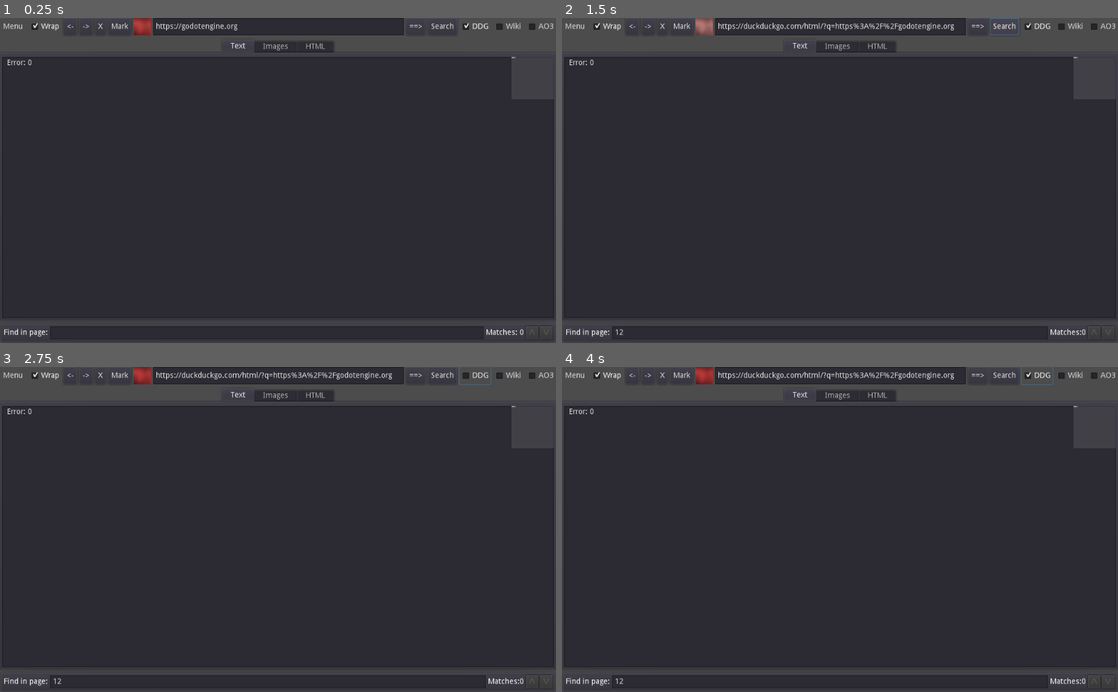
Above: before the commit, frames 1-4 (two rows, left to right).
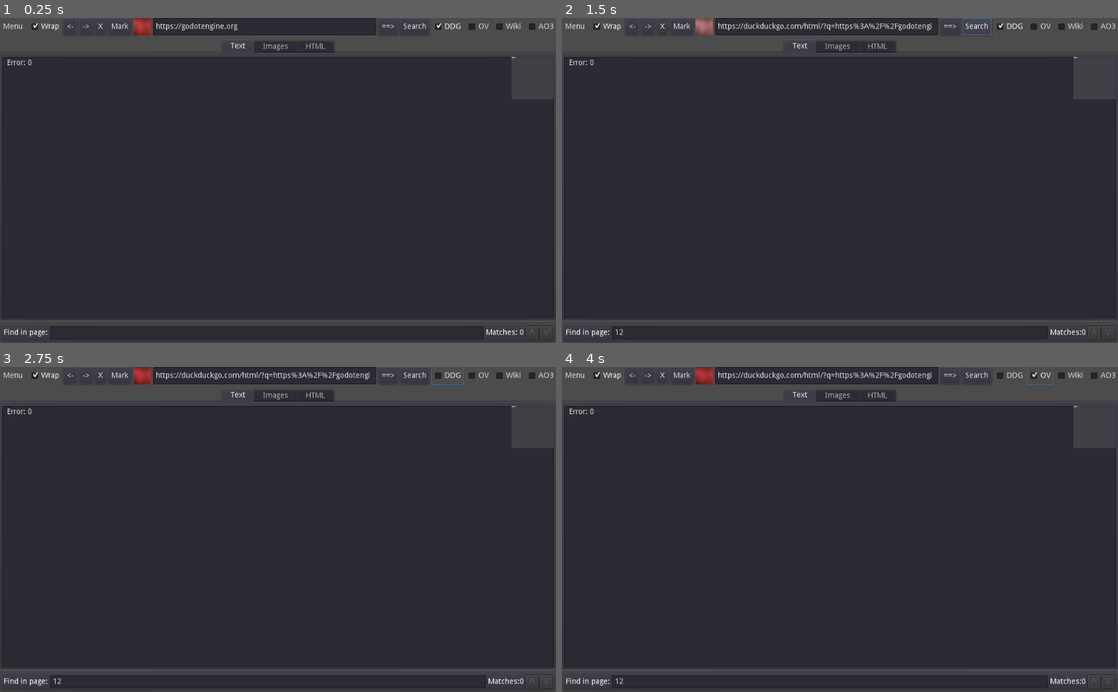
Above: after the commit, the same moments.

Repository: KaizNike/Lite-Web-Browser
Game: Godot game, scene res://src/App.tscn
The game is run twice, just before and just after one commit, with the same random seed, the same clock (stepped at 60 frames per second) and the same inputs. The engine's default icon, where the game draws it, is replaced by a stand-in: a white triangle on a blue panel in a dark square.
Inputs (mouse positions are in pixels of both pictures, inside the frame that each line leads up to):
- Up to frame 1 (0.25 s): no input
- Up to frame 2 (1.5 s): click (828, 333) at 0.52 s; type "12" at 0.6 s; click "Search" at 1.25 s
- Up to frame 3 (2.75 s): click "DDG" at 2 s
- Up to frame 4 (4 s): click "Wiki" at 2.75 s; click (1040, 376) at 3.5 s, where only the run after the commit has a clickable "OV"

The runs differ from the first frame. In frame 1, 0.2% of the frame differs, in the area x 67-88%, y 0-6%; in frame 2, 0.4%, in the area x 66-88%, y 0-6%; in frame 3, 0.3%; in frame 4, 0.3%.

Commit message:
Images Loading

Diff:
--- a/KN Lite Web Browser/BingHelp.gd
+++ b/KN Lite Web Browser/BingHelp.gd
@@ -1,9 +1,12 @@
 extends Node
+
+var site = ""
 
 func _ready():
 	var html = "<p>Welcome!</br>Hope you enjoy your stay!</p>\n<p>This is a <a href='https://www.example.com'>link</a> to an example website.</p>"
 	var result = extract_text_and_links(html)
 	print(result)
+	pass
 
 func extract_text_and_links(html: String) -> Dictionary:
 	var result = {
@@ -63,6 +66,9 @@
 						var end_quote_index = tag.find(quote_char, src_index + 1)
 						if end_quote_index != -1:
 							var text = tag.substr(src_index + 1, end_quote_index - src_index - 1)
+							var look = text.find("/")
+							if look == 0:
+								text = site + text
 							result["images"].append(text)
 					pass
 				start_index = close_tag_index + 1
--- a/KN Lite Web Browser/src/App.gd
+++ b/KN Lite Web Browser/src/App.gd
@@ -1,9 +1,11 @@
 extends Node
 
 var paths = []
+var images = []
 var pathIndex = 0
 var currentSearch = "DDG"
 var currentMatch = 0
+var imgIndex = 0
 var currentSite = ""
 var matches = []
 var Match = {}
@@ -21,6 +23,8 @@
 
 onready var text_page = $UI/VSplitContainer/TabContainer/Text
 onready var html = $UI/VSplitContainer/TabContainer/HTML
+onready var img_vflow = $UI/VSplitContainer/TabContainer/Images/VFlowContainer
+onready var http_img = $ImageHTTPRequest
 
 export (PackedScene) var new_bookmark
 
@@ -55,9 +59,22 @@
 	else:
 		var Html = body.get_string_from_utf8()
 		html.text = Html
+		var check = currentSite.find("//")
+		var check2 = currentSite.find("/", check + 2)
+		if check2 != -1:
+			$BingHelp.site = currentSite.substr(0,currentSite.length() - check2)
+		else:
+			$BingHelp.site = currentSite
 		var search = $BingHelp.extract_text_and_links(Html)
+		images = search["images"]
+		imgIndex = 0
+
+		for chile in img_vflow.get_children():
+			img_vflow.remove_child(chile)
 		text_page.text = str(search).percent_decode()
 		#NEW
+		if images.size() > 0:
+			fetch_next_image(imgIndex, images)
 		print("Loaded")
 		$UI/VSplitContainer/HBoxContainer/ProgressText/ProgressAnim.play("loaded")
 		pathIndex += 1
@@ -110,6 +127,9 @@
 	elif currentSearch == "AO3":
 		print("Reading about it on A03")
 		search_term = "https://archiveofourown.org/works/search?work_search%5Bquery%5D=" + query
+	elif currentSearch == "OV":
+		print("Looking up images on OpenVerse.")
+		search_term = "https://openverse.org/search/?q=" + query
 	else:
 		text_page.text = "No search selected."
 		html.text = "No html from search not selected."
@@ -145,6 +165,7 @@
 	if button_pressed:
 		$UI/VSplitContainer/HBoxContainer/CheckBox2.pressed = false
 		$UI/VSplitContainer/HBoxContainer/CheckBox3.pressed = false
+		$UI/VSplitContainer/HBoxContainer/OpenVerse.pressed = false
 		currentSearch = "DDG"
 	else:
 		currentSearch = ""
@@ -155,6 +176,7 @@
 	if button_pressed:
 		$UI/VSplitContainer/HBoxContainer/CheckBox.pressed = false
 		$UI/VSplitContainer/HBoxContainer/CheckBox3.pressed = false
+		$UI/VSplitContainer/HBoxContainer/OpenVerse.pressed = false
 		currentSearch = "Wiki"
 	else:
 		currentSearch = ""
@@ -165,6 +187,7 @@
 	if button_pressed:
 		$UI/VSplitContainer/HBoxContainer/CheckBox.pressed = false
 		$UI/VSplitContainer/HBoxContainer/CheckBox2.pressed = false
+		$UI/VSplitContainer/HBoxContainer/OpenVerse.pressed = false
 		currentSearch = "AO3"
 	else:
 		currentSearch = ""
@@ -364,6 +387,19 @@
 	$UI/VSplitContainer/PanelContainer/HBoxContainer/TermsAmt.text = "Matches:" + str(termCurrent) + " of " + str(termsAmt)
 
 
+#IMAGE
+func fetch_next_image(indx, list):
+	if indx < list.size() and list.size() > 0:
+		var url = list[indx]
+		var error = $ImageHTTPRequest.request(url)
+		if error != OK:
+			print("Img Error:" + str(error))
+			imgIndex += 1
+			fetch_next_image(imgIndex, list)
+			pass
+	pass
+
+
 func _on_FindNext_pressed():
 	if text_page.visible:
 		var colI = text_page.cursor_get_column() + 1
@@ -426,7 +462,36 @@
 
 
 func _on_ImageHTTPRequest_request_completed(result, response_code, headers, body):
-	pass
+	if result == OK:
+		var image = Image.new()
+		var error = image.load_png_from_buffer(body)
+		if error != OK:
+			error = image.load_webp_from_buffer(body)
+		if error != OK:
+			error = image.load_jpg_from_buffer(body)
+		if error == OK:
+			var texture = ImageTexture.new()
+			texture.create_from_image(image)
+			var panel = PanelContainer.new()
+#			panel.rect_min_size = Vector2(200, 200)  # Set a minimum size
+			var texture_rect = TextureRect.new()
+			texture_rect.texture = texture
+			var size = texture.get_size()
+			panel.rect_min_size = Vector2(int(size.x)%200,int(size.y)%200)
+			texture_rect.expand = true
+			texture_rect.stretch_mode = TextureRect.STRETCH_KEEP_ASPECT
+			panel.add_child(texture_rect)
+			img_vflow.add_child(panel)
+			# Fetch the next image
+			imgIndex += 1
+			fetch_next_image(imgIndex, images)
+		else:
+			print("Failed to load image: ", error)
+			imgIndex += 1
+			fetch_next_image(imgIndex, images)
+	else:
+		print("HTTP request failed: ", result)
+
 
 func bookmark_pressed(site):
 	if site == currentSite:
@@ -453,3 +518,14 @@
 		print(response_code)
 	pass # Replace with function body.
 	pass # Replace with function body.
+
+
+func _on_OpenVerse_toggled(button_pressed):
+	if button_pressed:
+		$UI/VSplitContainer/HBoxContainer/CheckBox.pressed = false
+		$UI/VSplitContainer/HBoxContainer/CheckBox2.pressed = false
+		$UI/VSplitContainer/HBoxContainer/CheckBox3.pressed = false
+		currentSearch = "OV"
+	else:
+		currentSearch = ""
+	pass # Replace with function body.
--- a/KN Lite Web Browser/src/App.tscn
+++ b/KN Lite Web Browser/src/App.tscn
@@ -1,8 +1,9 @@
-[gd_scene load_steps=13 format=2]
+[gd_scene load_steps=14 format=2]
 
 [ext_resource path="res://src/App.gd" type="Script" id=1]
 [ext_resource path="res://src/BingHelp.tscn" type="PackedScene" id=2]
 [ext_resource path="res://src/BookMark.tscn" type="PackedScene" id=3]
+[ext_resource path="res://icon.png" type="Texture" id=4]
 
 [sub_resource type="InputEventAction" id=1]
 action = "refresh"
@@ -357,13 +358,13 @@
 
 [node name="LineEdit" type="LineEdit" parent="UI/VSplitContainer/HBoxContainer"]
 margin_left = 298.0
-margin_right = 744.0
+margin_right = 693.0
 margin_bottom = 32.0
 size_flags_horizontal = 3
 
 [node name="Button" type="Button" parent="UI/VSplitContainer/HBoxContainer"]
-margin_left = 748.0
-margin_right = 784.0
+margin_left = 697.0
+margin_right = 733.0
 margin_bottom = 32.0
 text = "==>"
 
@@ -391,17 +392,23 @@
 text = ">"
 
 [node name="Button3" type="Button" parent="UI/VSplitContainer/HBoxContainer"]
-margin_left = 788.0
-margin_right = 842.0
+margin_left = 737.0
+margin_right = 791.0
 margin_bottom = 32.0
 text = "Search"
 
 [node name="CheckBox" type="CheckBox" parent="UI/VSplitContainer/HBoxContainer"]
-margin_left = 846.0
-margin_right = 904.0
+margin_left = 795.0
+margin_right = 853.0
 margin_bottom = 32.0
 pressed = true
 text = "DDG"
+
+[node name="OpenVerse" type="CheckBox" parent="UI/VSplitContainer/HBoxContainer"]
+margin_left = 857.0
+margin_right = 904.0
+margin_bottom = 32.0
+text = "OV"
 
 [node name="CheckBox2" type="CheckBox" parent="UI/VSplitContainer/HBoxContainer"]
 margin_left = 908.0
@@ -427,6 +434,8 @@
 margin_top = 40.0
 margin_right = 1024.0
 margin_bottom = 558.0
+rect_clip_content = true
+size_flags_horizontal = 3
 size_flags_vertical = 3
 
 [node name="Text" type="TextEdit" parent="UI/VSplitContainer/TabContainer"]
@@ -448,8 +457,27 @@
 margin_top = 32.0
 margin_right = -4.0
 margin_bottom = -4.0
-
-[node name="VFlowContainer" type="VFlowContainer" parent="UI/VSplitContainer/TabContainer/Images"]
+scroll_horizontal_enabled = false
+
+[node name="VFlowContainer" type="HFlowContainer" parent="UI/VSplitContainer/TabContainer/Images"]
+margin_right = 1016.0
+margin_bottom = 482.0
+size_flags_horizontal = 3
+size_flags_vertical = 7
+
+[node name="PanelContainer" type="PanelContainer" parent="UI/VSplitContainer/TabContainer/Images/VFlowContainer"]
+visible = false
+margin_right = 14.0
+margin_bottom = 14.0
+
+[node name="TextureRect" type="TextureRect" parent="UI/VSplitContainer/TabContainer/Images/VFlowContainer/PanelContainer"]
+margin_left = 7.0
+margin_top = 7.0
+margin_right = 7.0
+margin_bottom = 7.0
+texture = ExtResource( 4 )
+expand = true
+stretch_mode = 5
 
 [node name="HTML" type="TextEdit" parent="UI/VSplitContainer/TabContainer"]
 visible = false
@@ -540,6 +568,7 @@
 [connection signal="pressed" from="UI/VSplitContainer/HBoxContainer/FindButtonNxt" to="." method="_on_FindButtonNxt_pressed"]
 [connection signal="pressed" from="UI/VSplitContainer/HBoxContainer/Button3" to="." method="_on_Button3_pressed"]
 [connection signal="toggled" from="UI/VSplitContainer/HBoxContainer/CheckBox" to="." method="_on_CheckBox_toggled"]
+[connection signal="toggled" from="UI/VSplitContainer/HBoxContainer/OpenVerse" to="." method="_on_OpenVerse_toggled"]
 [connection signal="toggled" from="UI/VSplitContainer/HBoxContainer/CheckBox2" to="." method="_on_CheckBox2_toggled"]
 [connection signal="toggled" from="UI/VSplitContainer/HBoxContainer/CheckBox3" to="." method="_on_CheckBox3_toggled"]
 [connection signal="text_changed" from="UI/VSplitContainer/PanelContainer/HBoxContainer/FinderLineEdit" to="." method="_on_FinderLineEdit_text_changed"]
